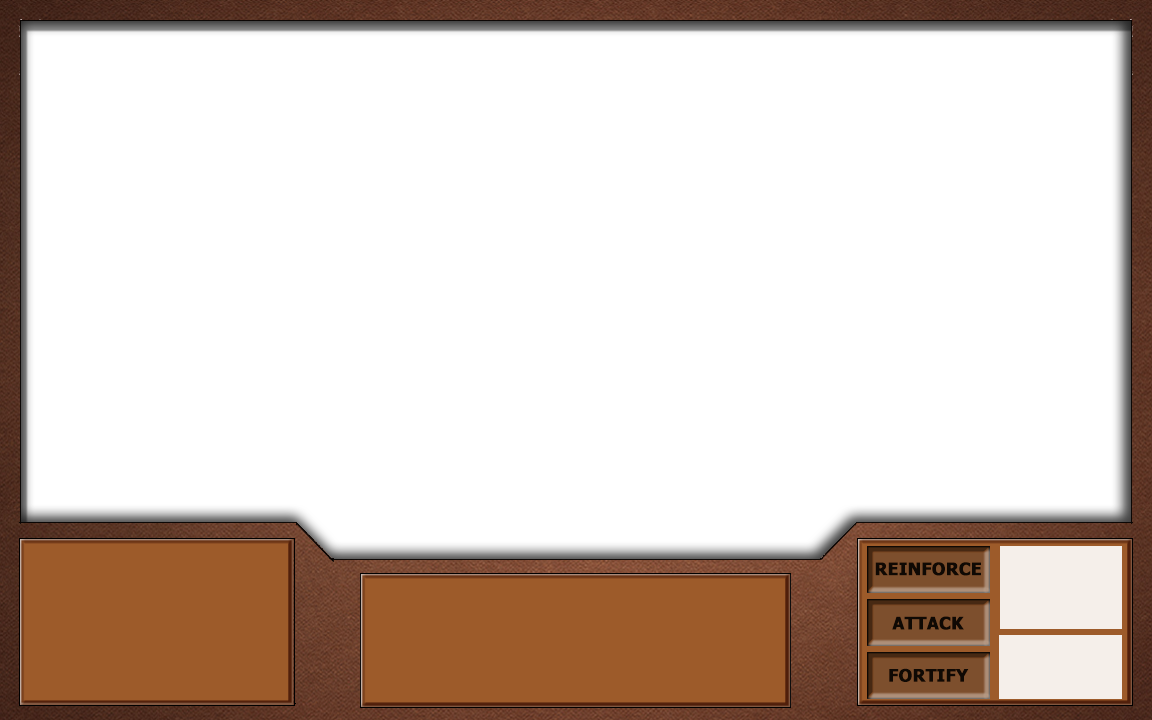
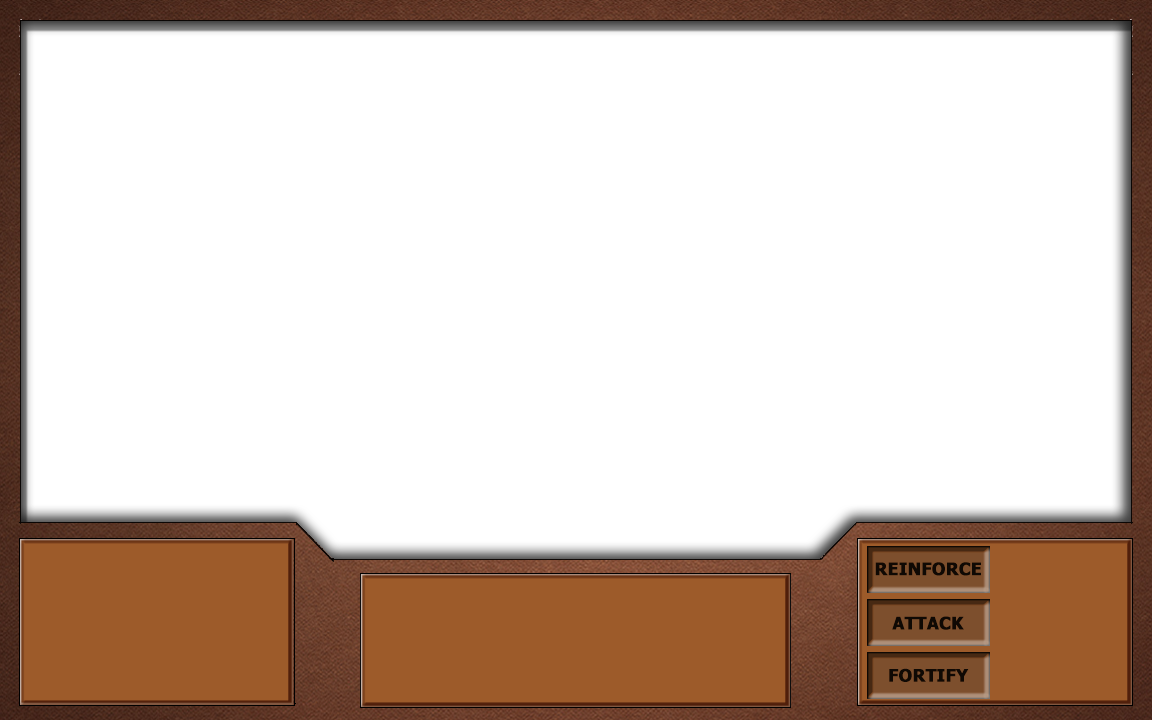
Layered file, before and after one edit (w=1152, h=720). Changes by layer:
added layer "Layer 4" above "Layer 3" over [999, 546, 1122, 699]
